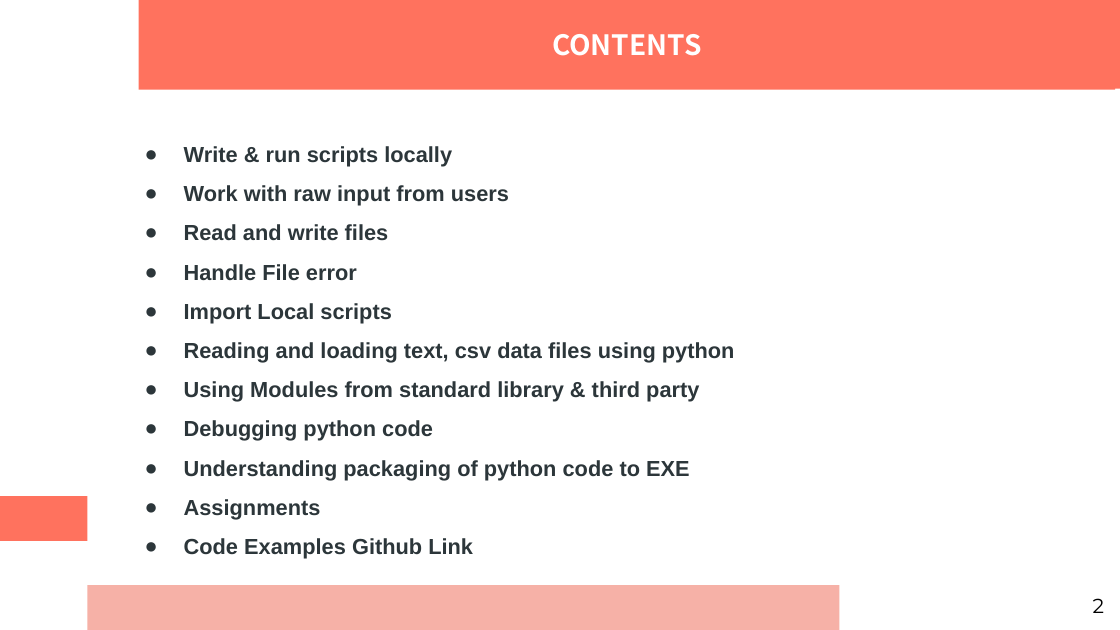
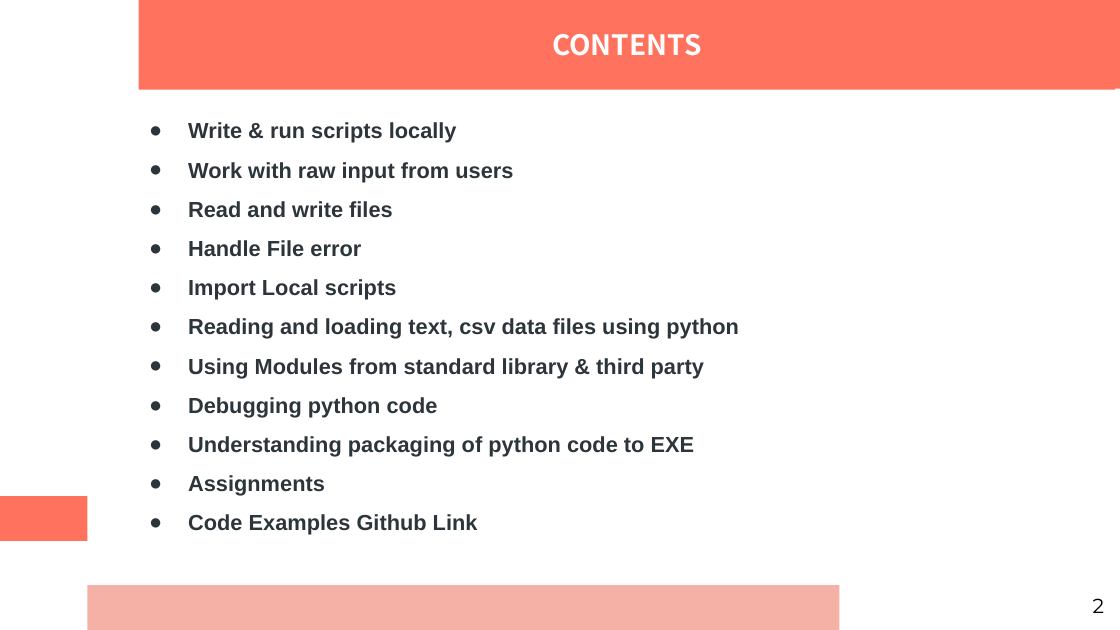
Before and after one commit to RashmivernekarN/ai_with_python_keonics, a slide deck: slide 2 of module2/ppt/Python Scripting.pptx. Drawn at 1120x630 pixels with LibreOffice and Linux fonts; fonts in the diff are those of the drawing. Boxes give left, top, right and bottom in pixels: in the first picture for what was removed or moved away, otherwise in the second. Text is boxed around its words. In the diff, an @@ line names an element or a change of style, - is before the commit and + after.

```diff
--- a/module2/ppt/Python Scripting.pptx
+++ b/module2/ppt/Python Scripting.pptx
@@ text "Write & run scripts locally": place and size @@
-text "Write & run scripts locally" at (184, 146, 735, 559)
+text "Write & run scripts locally" at (188, 122, 739, 535)
```
Also in this commit, not shown: 27 other slides changed, 39 slides added, 4 slides removed, 4 other files.
